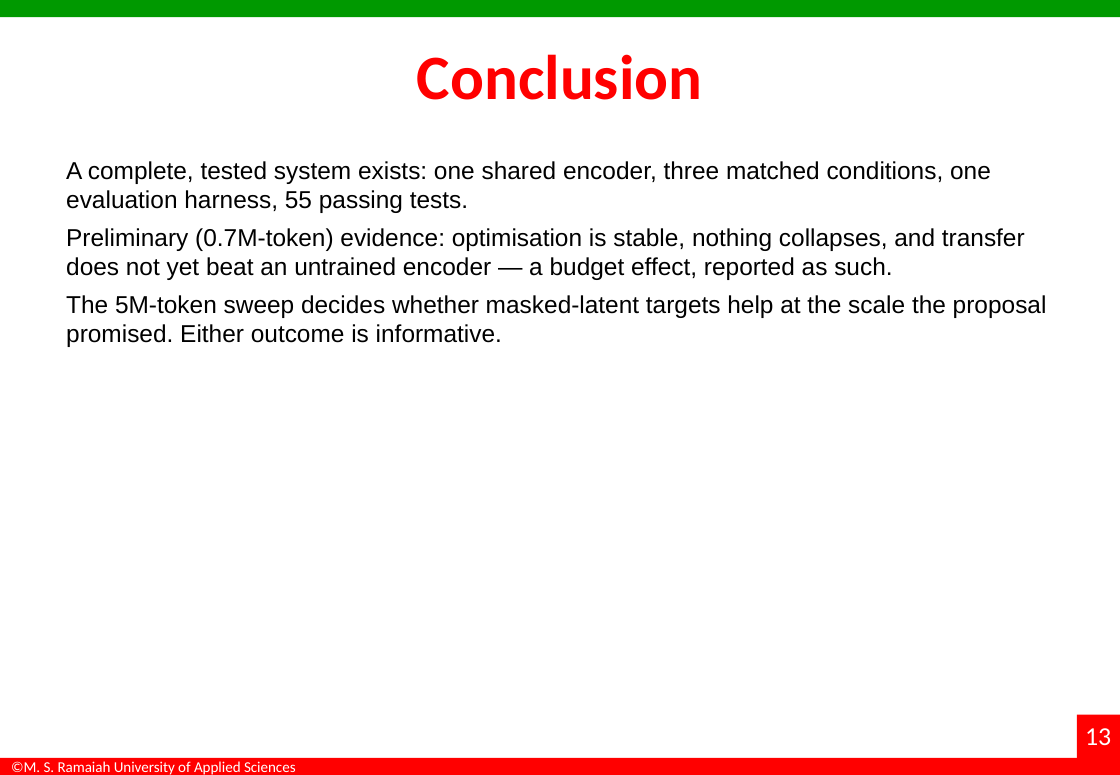
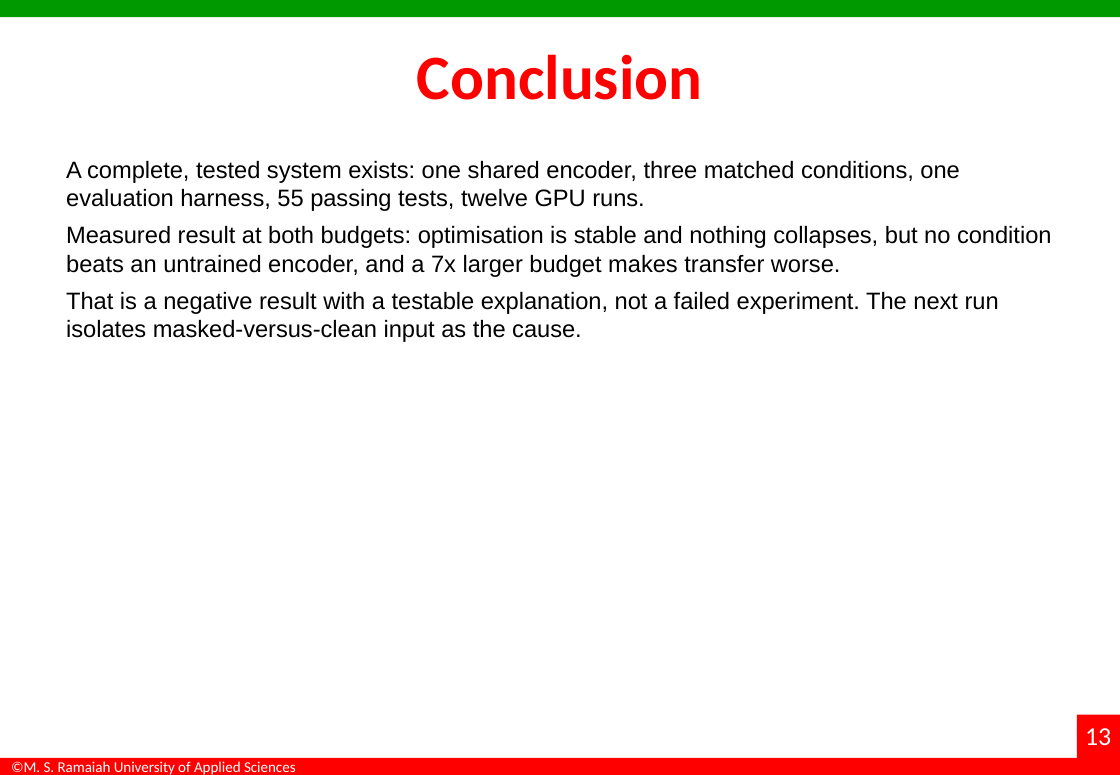
Before and after one commit to dakshadev/7th-sem, a slide deck: slide 13 of docs/Interim_Project_Presentation_7th-sem.pptx. Drawn at 1120x775 pixels with LibreOffice and Linux fonts; fonts in the diff are those of the drawing; background and template pictures are left out. Boxes give left, top, right and bottom in pixels: in the first picture for what was removed or moved away, otherwise in the second. Text is boxed around its words. In the diff, an @@ line names an element or a change of style, - is before the commit and + after.

Commit message:
results: annealed budget sweep — transfer degrades with budget and never beats the untrained encoder
Twelve runs (3 objectives x 2 seeds x 2 budgets) with the learning-rate schedule
annealed to zero in every run. No condition beats a random-initialised encoder at
either budget, and a 7x larger budget costs 0.04-0.05 accuracy while training loss
improves. The earlier non-annealed pass is kept and explicitly marked superseded.
Interim deck updated with the budget chart and corrected result wording.

```diff
--- a/docs/Interim_Project_Presentation_7th-sem.pptx
+++ b/docs/Interim_Project_Presentation_7th-sem.pptx
@@ text at [66,161,1052,342]: text changed; size 17 to 16.5 pt @@
-A complete, tested system exists: one shared encoder, three matched conditions, one evaluation harness, 55 passing tests.
-Preliminary (0.7M-token) evidence: optimisation is stable, nothing collapses, and transfer does not yet beat an untrained encoder — a budget effect, reported as such.
-The 5M-token sweep decides whether masked-latent targets help at the scale the proposal promised. Either outcome is informative.
+A complete, tested system exists: one shared encoder, three matched conditions, one evaluation harness, 55 passing tests, twelve GPU runs.
+Measured result at both budgets: optimisation is stable and nothing collapses, but no condition beats an untrained encoder, and a 7x larger budget makes transfer worse.
+That is a negative result with a testable explanation, not a failed experiment. The next run isolates masked-versus-clean input as the cause.
```
Also in this commit, not shown: 2 other slides changed, 6 other files.
